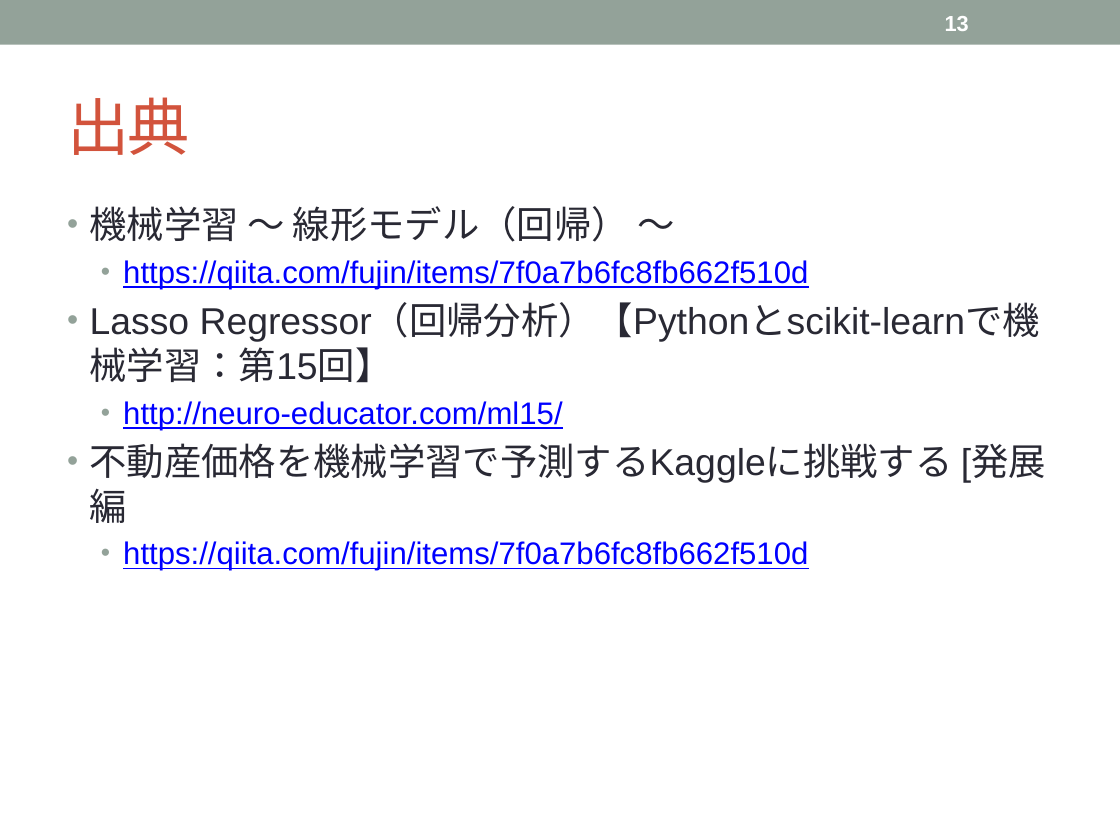
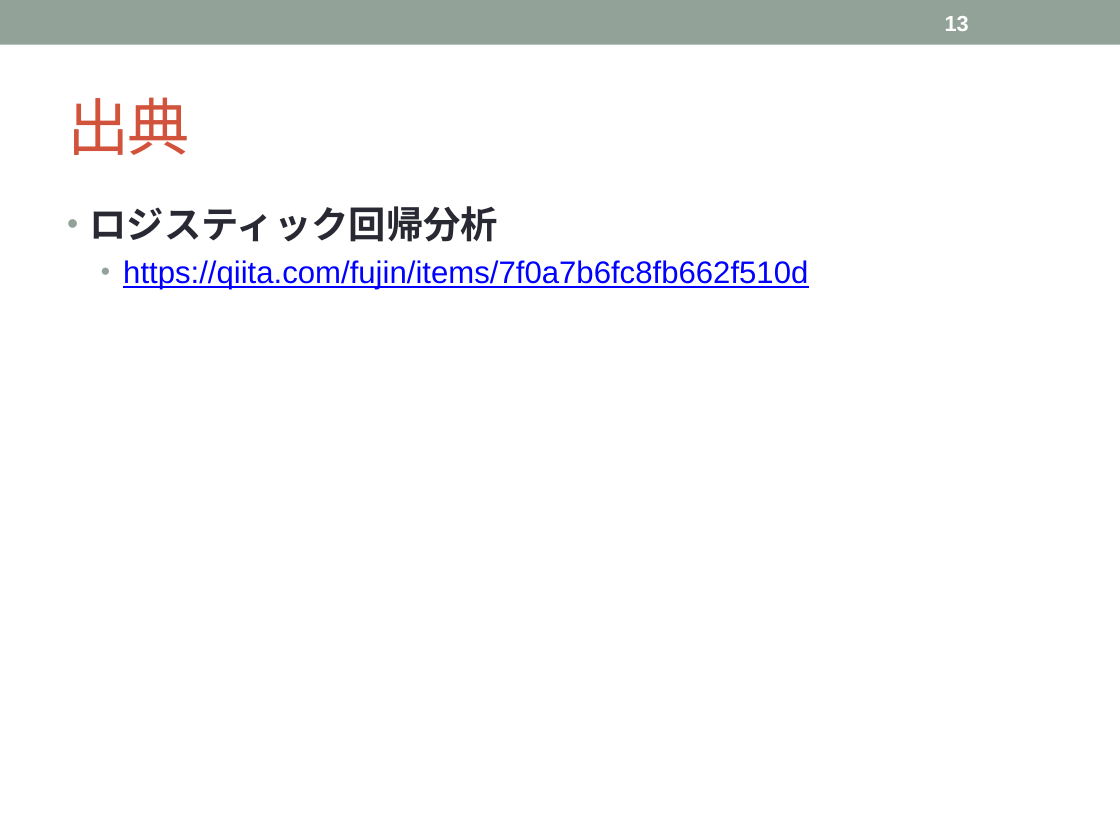
Before and after one commit to tsuchiyatoshio/team, a slide deck: slide 13 of oouchi/1.2_LogisticRegression/1.2_RogisticRegression.pptx. Drawn at 1120x840 pixels with LibreOffice and Linux fonts; fonts in the diff are those of the drawing. Boxes give left, top, right and bottom in pixels: in the first picture for what was removed or moved away, otherwise in the second. Text is boxed around its words. In the diff, an @@ line names an element or a change of style, - is before the commit and + after.

```diff
--- a/oouchi/1.2_LogisticRegression/1.2_RogisticRegression.pptx
+++ b/oouchi/1.2_LogisticRegression/1.2_RogisticRegression.pptx
@@ text at <box>90,206,498,242</box>: text changed; bold on @@
-• 機械学習 〜 線形モデル（回帰） 〜
+• ロジスティック回帰分析
@@ text at <box>90,305,1046,571</box>: paragraphs removed @@
-• Lasso Regressor（回帰分析）【Pythonとscikit-learnで機械学習：第15回】
-  • http://neuro-educator.com/ml15/
-• 不動産価格を機械学習で予測するKaggleに挑戦する [発展編
-  • https://qiita.com/fujin/items/7f0a7b6fc8fb662f510d
```
Also in this commit, not shown: 7 other slides changed.
